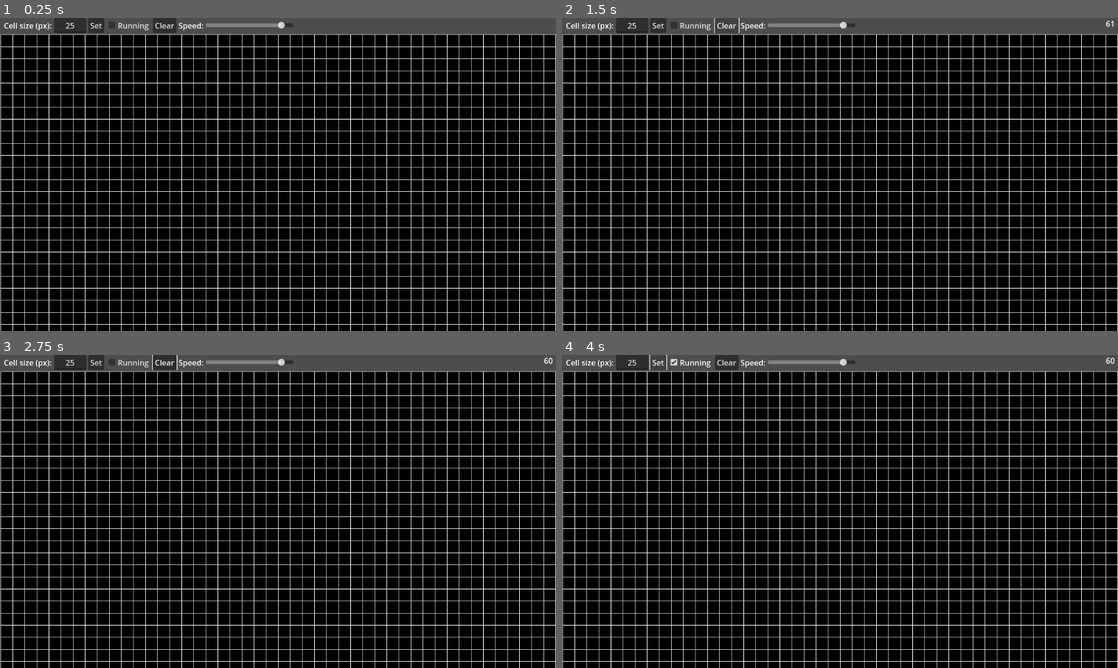
Above: before the commit, frames 1-4 (two rows, left to right).
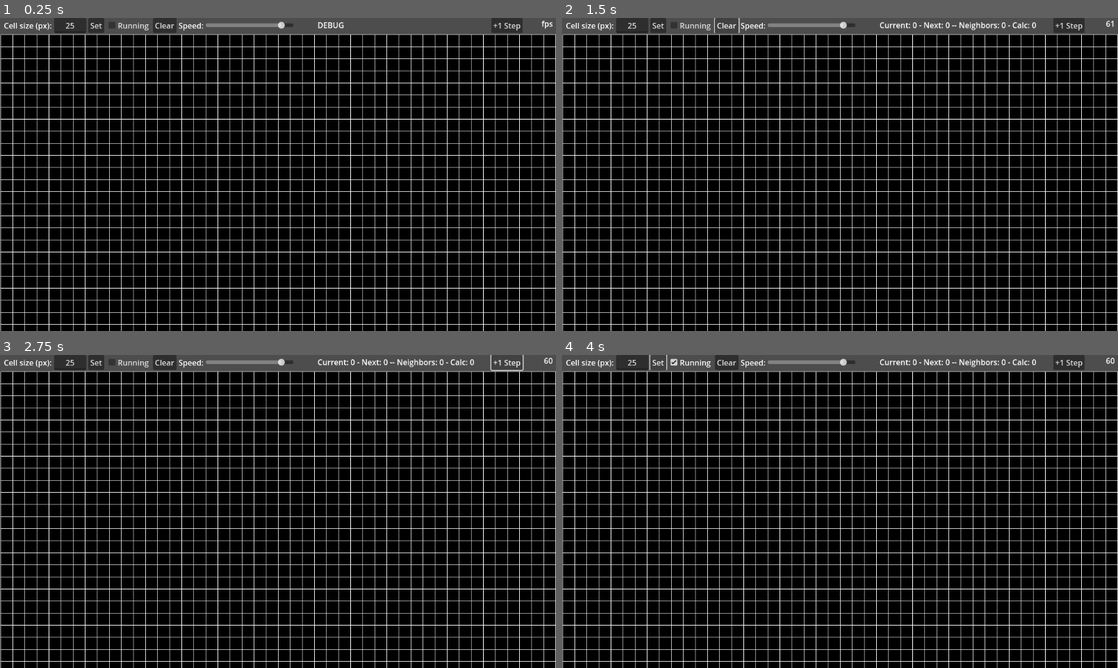
Above: after the commit, the same moments.

Repository: lukaskj/game-of-life-godot
Game: Godot game, scene res://main.tscn
Same seed, same stepped clock (60 frames per second), same inputs: the game is played once before the commit and once after it.
Inputs (mouse positions are in pixels of both pictures, inside the frame that each line leads up to):
- Up to frame 1 (0.25 s): no input
- Up to frame 2 (1.5 s): click "Set" at 0.5 s; click "Clear" at 1.25 s
- Up to frame 3 (2.75 s): click (505, 361) at 2 s, where only the run after the commit has a clickable "+1 Step"
- Up to frame 4 (4 s): click "Running" at 2.75 s; click "Set" at 3.5 s

The runs differ from the first frame. In frame 1, 0.3% of the frame differs, in the area x 57-100%, y 0-5%; in frame 2, 0.5%, in the area x 57-94%, y 0-5%; in frame 3, 0.4%; in frame 4, 0.5%.

Commit message:
fix: grid calculation

Diff:
--- a/game.gd
+++ b/game.gd
@@ -1,7 +1,4 @@
 extends Node2D
-
-var grid: Array = []
-var next_tick_grid: Array = []
 
 var width = 30
 var height = 20
@@ -18,6 +15,15 @@
 
 var sliderValue = 0
 
+var grids = [
+    [],
+    []
+]
+
+var gridCount: int = 0
+var gridIndex: int = 0
+var nextGridIndex: int = 1
+
 func _ready():
     sliderValue = %sliderSpeed.value
     maxTickTime = 1 - (sliderValue / 100)
@@ -30,8 +36,11 @@
     var size = get_viewport_rect()
     width = ceil((size.size.x - margin_left) / cellSize)
     height = ceil((size.size.y - margin_top) / cellSize)
-    grid = []
-    next_tick_grid = []
+
+    grids[gridIndex] = []
+    grids[nextGridIndex] = []
+    var grid = grids[gridIndex]
+    var next_tick_grid = grids[nextGridIndex]
     for i in width:
         grid.append([])
         next_tick_grid.append([])
@@ -53,7 +62,13 @@
     var pos = event.position
     var x = floor((pos.x - margin_left) / cell_size);
     var y = floor((pos.y - margin_top) / cell_size);
-    if pressed&&x >= 0&&x < width&&y >= 0&&y < height:
+
+    showDebugInfo(x, y)
+
+    var grid = grids[gridIndex]
+    var next_tick_grid = grids[nextGridIndex]
+
+    if (pressed&&x >= 0&&x < width&&y >= 0&&y < height):
         grid[x][y] = 1
         next_tick_grid[x][y] = 1
         queue_redraw()
@@ -70,23 +85,21 @@
     if fpsTick >= 1:
         $lblFps.text = str(Engine.get_frames_per_second())
 
-func calculateGrid():
-    if !runing: return
-    for x in len(grid):
-        for y in len(grid[x]):
-            grid[x][y] = next_tick_grid[x][y]
-            var alive_nighbors = 0
+func calculateGrid(force: bool = false):
+    if !runing && !force: return
+    gridCount += 1
+    gridIndex = gridCount % 2
+    nextGridIndex = (gridCount + 1) % 2
 
-            var minX = x - 1 if x > 0 else x;
-            var minY = y - 1 if y > 0 else y;
-            var maxX = x + 1 if x < width - 1 else x;
-            var maxY = y + 1 if y < height - 1 else y;
-            for nx in range(minX, maxX + 1):
-                for ny in range(minY, maxY + 1):
-                    alive_nighbors += grid[nx][ny]
-            alive_nighbors -= grid[x][y]
+    var next_tick_grid = grids[nextGridIndex]
+    var grid = grids[gridIndex]
 
-            next_tick_grid[x][y] = applyRule(grid[x][y], alive_nighbors)
+    for x in width:
+        for y in height:
+            var state = grid[x][y]
+            var alive_nighbors = calculateAliveNeigbors(x, y)
+
+            next_tick_grid[x][y] = applyRule(state, alive_nighbors)
 
 func applyRule(is_alive: int, alive_neighbors: int) -> int:
     # https://en.wikipedia.org/wiki/Conway%27s_Game_of_Life
@@ -99,18 +112,48 @@
         if alive_neighbors < 2:
             return 0
         if alive_neighbors == 2 or alive_neighbors == 3:
-            return 1
+            return is_alive
         return 0
     else:
         if alive_neighbors == 3:
             return 1
-    return is_alive
+        else:
+            return 0
+
+func showDebugInfo(x, y):
+    var grid = grids[gridIndex]
+    var next_tick_grid = grids[nextGridIndex]
+
+    var current = grid[x][y]
+    var next = next_tick_grid[x][y]
+    var aliveN = calculateAliveNeigbors(x, y)
+    var calculatedNextState = applyRule(current, aliveN)
+
+    var text = "Current: %d - Next: %d -- Neighbors: %d - Calc: %d" % [current, next, aliveN, calculatedNextState]
+
+    %lblDebug.text = text
+
+func calculateAliveNeigbors(x: int, y: int) -> int:
+    var grid = grids[gridIndex]
+    var alive_nighbors = 0
+
+    var minX = x - 1 if x > 0 else x;
+    var minY = y - 1 if y > 0 else y;
+    var maxX = x + 1 if x < width - 1 else x;
+    var maxY = y + 1 if y < height - 1 else y;
+    for nx in range(minX, maxX + 1):
+        for ny in range(minY, maxY + 1):
+            alive_nighbors += grid[nx][ny]
+    alive_nighbors -= grid[x][y]
+
+    return alive_nighbors
 
 var colors = [Color.BLACK, Color.WHITE]
 var default_font: Font = ThemeDB.fallback_font;
 func _draw() -> void:
-    for x in len(grid):
-        for y in len(grid[x]):
+    var grid = grids[gridIndex]
+    for x in width:
+        for y in height:
             # prints(x, y, grid[x][y])
             draw_rect(Rect2((x * cell_size + margin_left), (y * cell_size + margin_top), cell_size, cell_size), colors[grid[x][y]], true)
             draw_rect(Rect2((x * cell_size + margin_left), (y * cell_size + margin_top), cell_size, cell_size), Color.WHITE, false)
@@ -119,8 +162,10 @@
     runing = toggled_on
 
 func _on_button_pressed() -> void:
-    for x in len(grid):
-        for y in len(grid[x]):
+    var grid = grids[gridIndex]
+    var next_tick_grid = grids[nextGridIndex]
+    for x in width:
+        for y in height:
             grid[x][y] = 0
             next_tick_grid[x][y] = 0
 
@@ -129,9 +174,13 @@
     maxTickTime = 1 - (sliderValue / 100)
 
 func _on_btn_set_pressed() -> void:
-    var size = int(%txtCellSize.text)
+    var size = int( %txtCellSize.text)
     if size <= 3:
         size = 25
         %txtCellSize.text = "25"
     cell_size = size
     setupGrid(size)
+
+
+func _on_btn_next_step_pressed() -> void:
+    calculateGrid(true)
--- a/game.tscn
+++ b/game.tscn
@@ -10,6 +10,7 @@
 offset_left = 1072.0
 offset_right = 1146.0
 offset_bottom = 23.0
+text = "fps"
 horizontal_alignment = 2
 
 [node name="Control" type="Control" parent="."]
@@ -68,7 +69,26 @@
 layout_mode = 2
 value = 90.0
 
+[node name="debug" type="Node2D" parent="."]
+position = Vector2(658, 0)
+
+[node name="lblDebug" type="Label" parent="debug"]
+unique_name_in_owner = true
+offset_top = 3.0
+offset_right = 301.0
+offset_bottom = 26.0
+text = "DEBUG"
+
+[node name="btnNextStep" type="Button" parent="debug"]
+unique_name_in_owner = true
+offset_left = 360.0
+offset_right = 425.0
+offset_bottom = 31.0
+text = "+1 Step
+"
+
 [connection signal="pressed" from="Control/HBoxContainer/btnSet" to="." method="_on_btn_set_pressed"]
 [connection signal="toggled" from="Control/HBoxContainer/chbxRunning" to="." method="_on_check_box_toggled"]
 [connection signal="pressed" from="Control/HBoxContainer/btnClear" to="." method="_on_button_pressed"]
 [connection signal="value_changed" from="Control/HBoxContainer/VBoxContainer/sliderSpeed" to="." method="_on_slider_speed_value_changed"]
+[connection signal="pressed" from="debug/btnNextStep" to="." method="_on_btn_next_step_pressed"]
